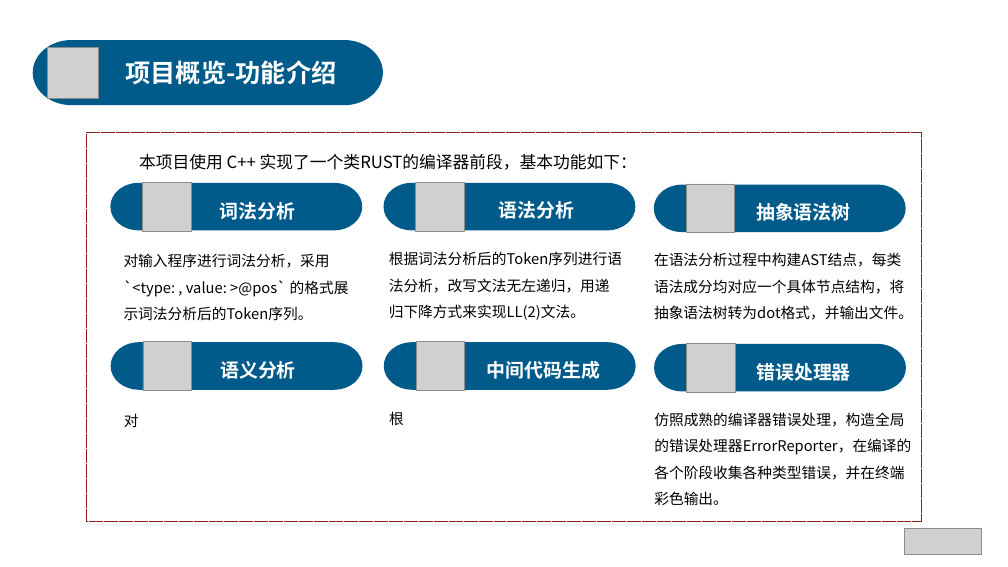
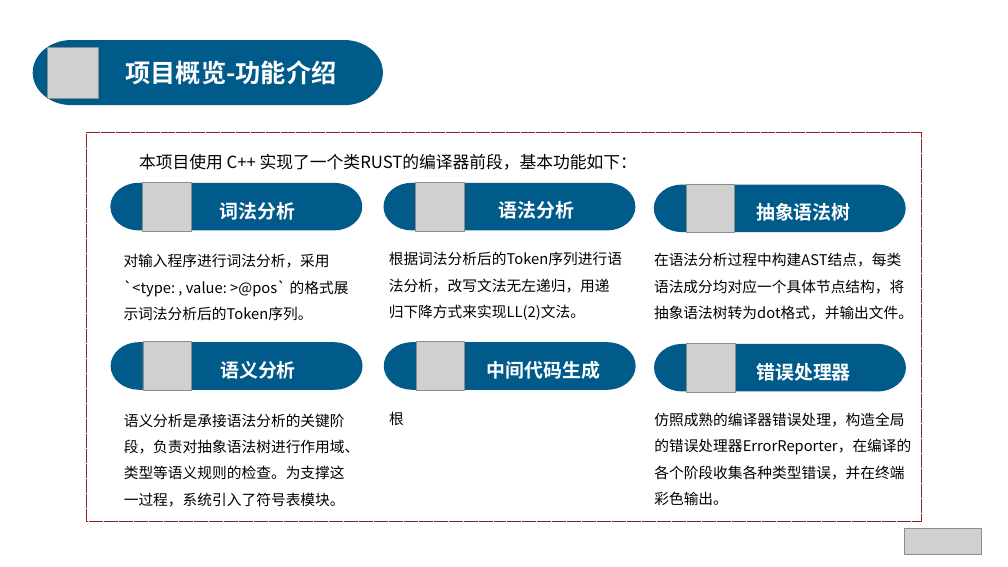
Before and after one commit to anxi710/compiler-principle-project, a slide deck: slide 4 of report/compiler_ppt.pptx. Drawn at 1008x567 pixels with LibreOffice and Linux fonts; fonts in the diff are those of the drawing; grey boxes stand for pictures. Boxes give left, top, right and bottom in pixels: in the first picture for what was removed or moved away, otherwise in the second. Text is boxed around its words. In the diff, an @@ line names an element or a change of style, - is before the commit and + after.

```diff
--- a/report/compiler_ppt.pptx
+++ b/report/compiler_ppt.pptx
@@ text at (124,413,360,507): text changed @@
-对
+语义分析是承接语法分析的关键阶段，负责对抽象语法树进行作用域、类型等语义规则的检查。为支撑这一过程，系统引入了符号表模块。
```
Also in this commit, not shown: 4 slides added, 3 other files.
